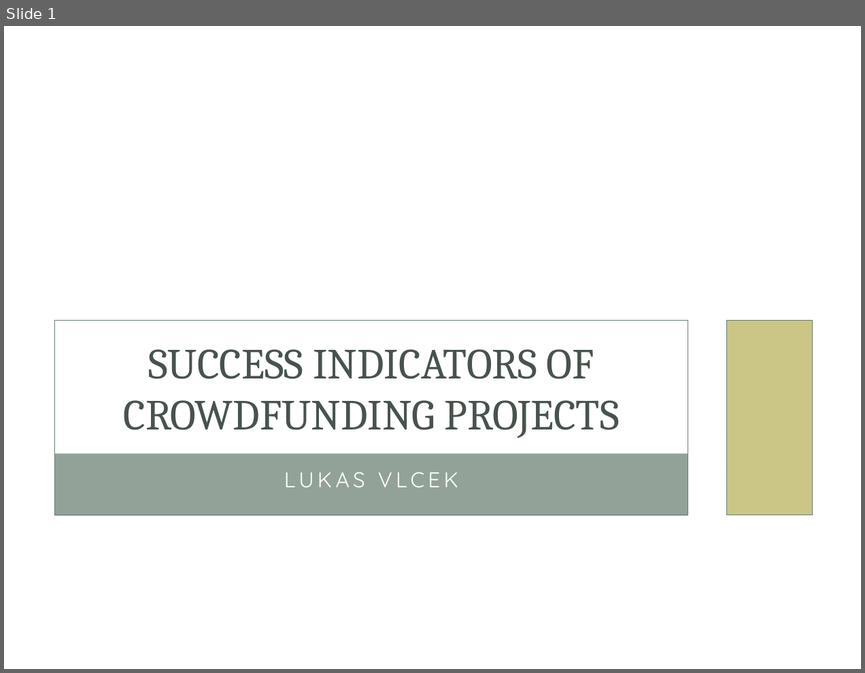
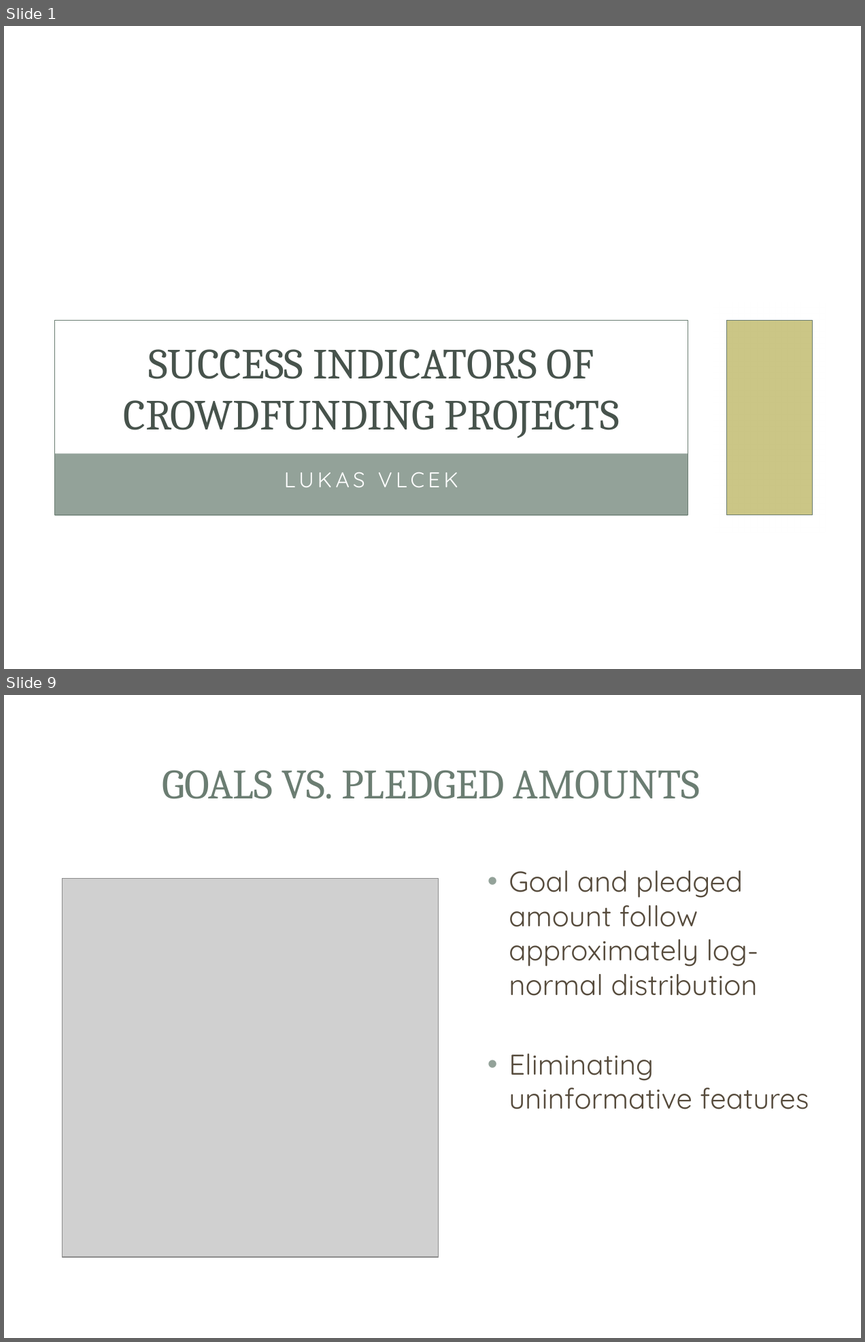
Before and after one commit to vlcekl/ds-crowdfunding, a slide deck: reports/crowdfunding_slidedeck.pptx. Shown one above the other, each under a label of ours: slide 1 before the commit, slides 1 and 9 after it; the slides between them are not shown. The pictures are 865x673 and 865x1342 pixels, drawn with LibreOffice and Linux fonts; fonts in the diff are those of the drawing; grey boxes stand for pictures; background and template pictures are left out. Boxes give left, top, right and bottom in pixels: in the first picture for what was removed or moved away, otherwise in the second. Text is boxed around its words. In the diff, an @@ line names an element or a change of style, - is before the commit and + after.

```diff
--- a/reports/crowdfunding_slidedeck.pptx
+++ b/reports/crowdfunding_slidedeck.pptx
@@ slide 9 added at (x1=4, y1=695, x2=861, y2=1338), background picture (left out); not listed: 1 template element that a slide beside it also shows @@
@@ rectangle added at (x1=30, y1=721, x2=835, y2=845), fill #FFFFFF at 83% opacity @@
@@ rectangle added at (x1=39, y1=730, x2=825, y2=834), fill #FFFFFF @@
@@ title added at (x1=162, y1=770, x2=700, y2=799), 35 pt, text #6B7D72 @@
+GOALS VS. PLEDGED AMOUNTS
@@ text added at (x1=509, y1=870, x2=808, y2=1109), 24 pt, text #564B3C @@
+• Goal and pledged amount follow approximately log-normal distribution
+• Eliminating uninformative features
@@ picture added at (x1=62, y1=879, x2=439, y2=1257) @@
```
Also in this commit, not shown: 1 slide changed, 16 other slides added, 2 slides removed, 3 other files.
